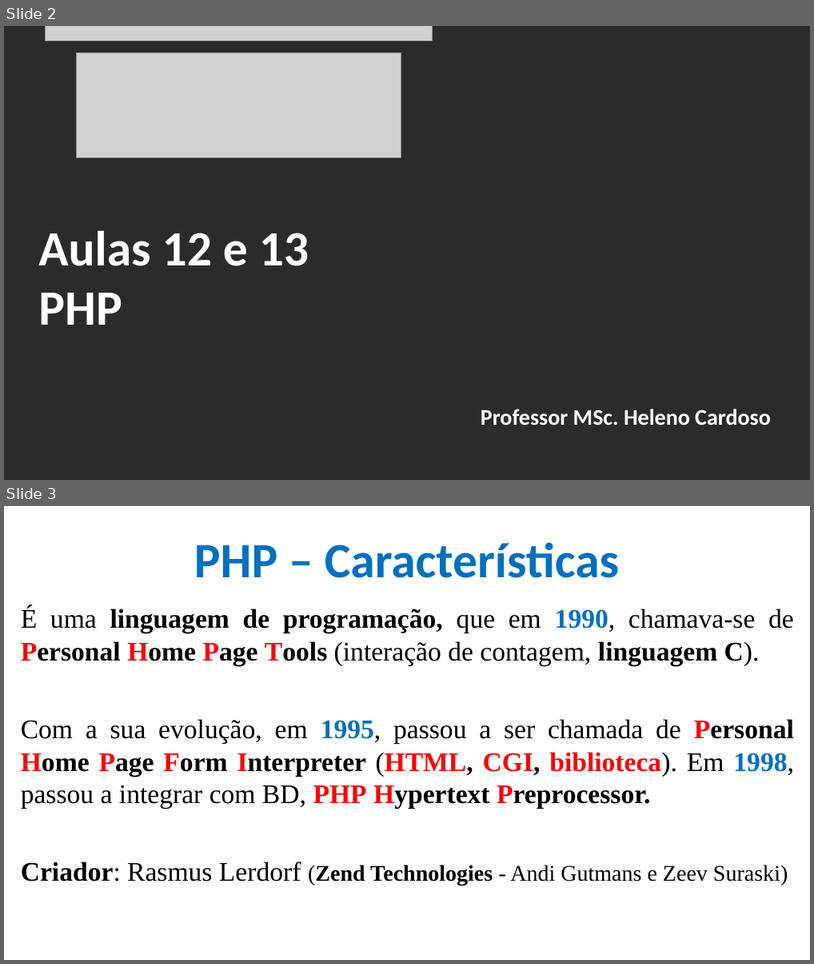
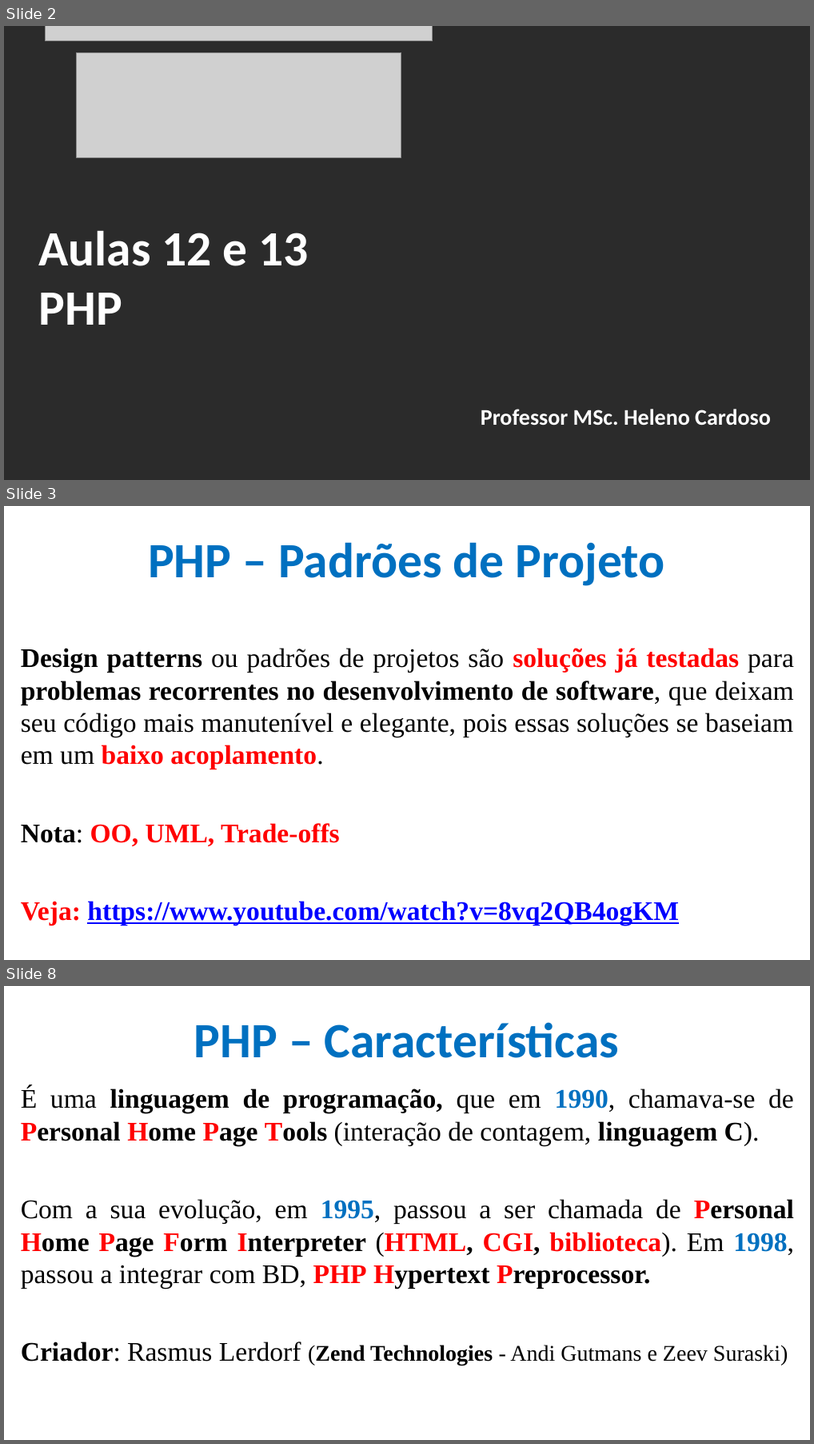
Before and after one commit to CloudEducationBrazil/WydenDesenvolvimentoWebPHP, a slide deck: 01 Classes/Aula 12 e 13 Desenvolvimento Web PHP - PHP.pptx. Shown one above the other, each under a label of ours: slides 2 and 3 before the commit, slides 2, 3 and 8 after it; the slides between them are not shown. The pictures are 814x964 and 814x1444 pixels, drawn with LibreOffice and Linux fonts; fonts in the diff are those of the drawing; grey boxes stand for pictures; background and template pictures are left out; a plain dark background stands for a picture behind light text. Boxes give left, top, right and bottom in pixels: in the first picture for what was removed or moved away, otherwise in the second. Text is boxed around its words. In the diff, an @@ line names an element or a change of style, - is before the commit and + after.

```diff
--- a/01 Classes/Aula 12 e 13 Desenvolvimento Web PHP - PHP.pptx
+++ b/01 Classes/Aula 12 e 13 Desenvolvimento Web PHP - PHP.pptx
@@ slide 3 added at [4,506,810,960], background picture (left out) @@
@@ title added at [148,542,666,586], 44 pt, text #0070C0, bold @@
+PHP – Padrões de Projeto
@@ text added at [21,648,794,925], 24 pt, text #000000, bold @@
+Design patterns ou padrões de projetos são soluções já testadas para problemas recorrentes no desenvolvimento de software, que deixam seu código mais manutenível e elegante, pois essas soluções se baseiam em um baixo acoplamento.
+Nota: OO, UML, Trade-offs
+Veja: https://www.youtube.com/watch?v=8vq2QB4ogKM
@@ what was slide 3 is now slide 8 @@
```
Also in this commit, not shown: 4 other slides added, 2 other files.
